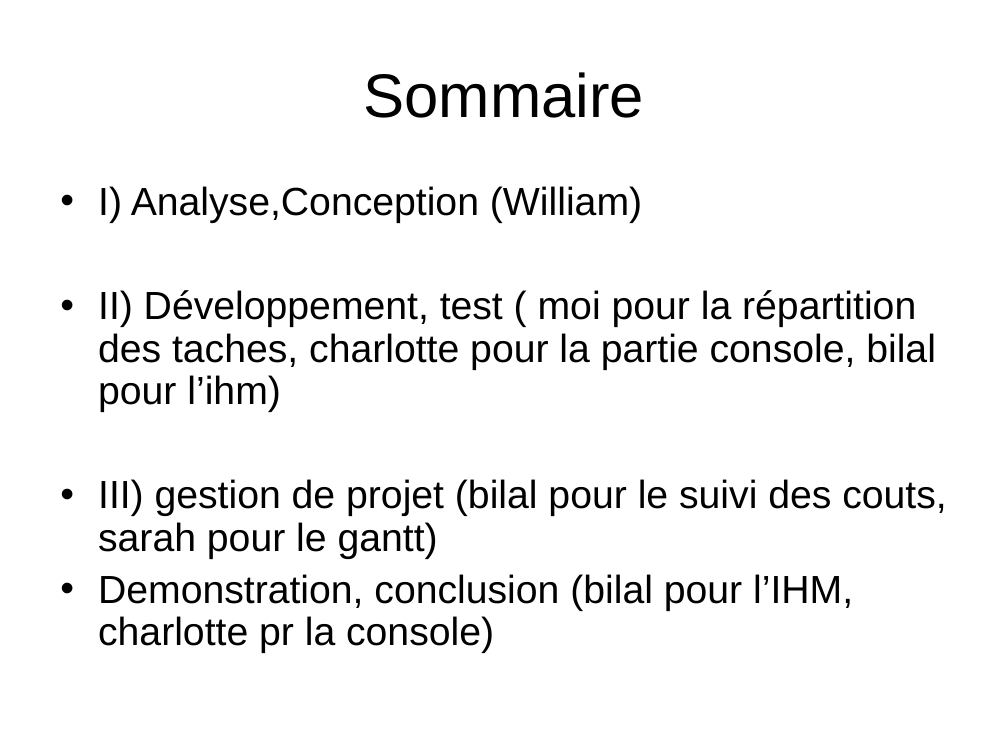
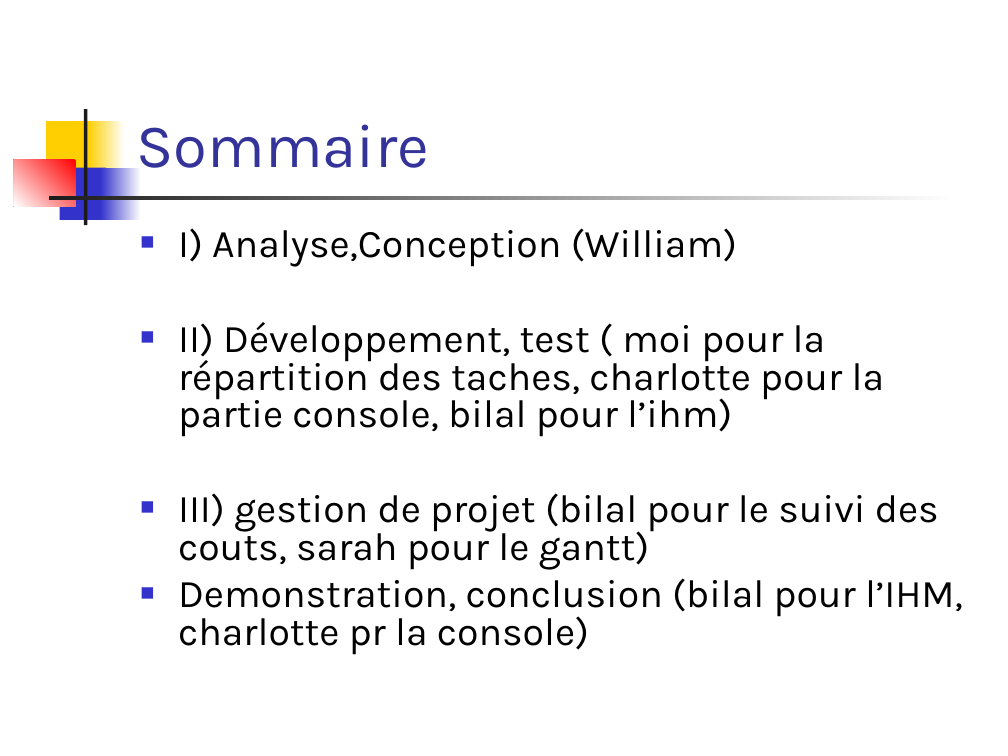
Before and after one commit to becharib/Calendar, a slide deck: slide 3 of Présentation/Soutenance projet.ppt. Drawn at 1008x756 pixels with LibreOffice and Linux fonts; fonts in the diff are those of the drawing. Boxes give left, top, right and bottom in pixels: in the first picture for what was removed or moved away, otherwise in the second. Text is boxed around its words. In the diff, an @@ line names an element or a change of style, - is before the commit and + after.

```diff
--- a/Présentation/Soutenance projet.ppt
+++ b/Présentation/Soutenance projet.ppt
@@ title "Sommaire": place and size @@
-title "Sommaire" at (364,72,645,118)
+title "Sommaire" at (137,124,429,168)
@@ title "Sommaire" at (137,124,429,168): font Arial to Karla, text colour #000000 to #333399; alignment centre to left; vertical alignment middle to bottom @@
@@ rectangle added at (84,109,87,225), fill #1C1C1C @@
@@ rectangle added at (46,121,95,173), fill #FFCF01 @@
@@ rectangle added at (89,121,125,173), fill gradient #FFFFFF to #FFCF01 @@
@@ rectangle added at (14,159,76,206), fill gradient #FF0000 to #FFFFFF @@
@@ rectangle added at (59,167,106,220), fill #3333CC @@
@@ rectangle added at (101,167,141,220), fill gradient #FFFFFF to #3333CC @@
@@ rectangle added at (48,197,956,200), fill gradient #FFFFFF to #1C1C1C @@
@@ text "I) Analyse,Conception (William)": place and size @@
-text "I) Analyse,Conception (William)" at (98,186,946,653)
+text "I) Analyse,Conception (William)" at (178,228,963,655)
@@ text "I) Analyse,Conception (William)" at (178,228,963,655): font Arial to Karla; bullet • to ■; line spacing 0.9 to 0.8; bullet colour #000000 to #3333CC @@
```
Also in this commit, not shown: 4 other slides changed, 9 slides added.
